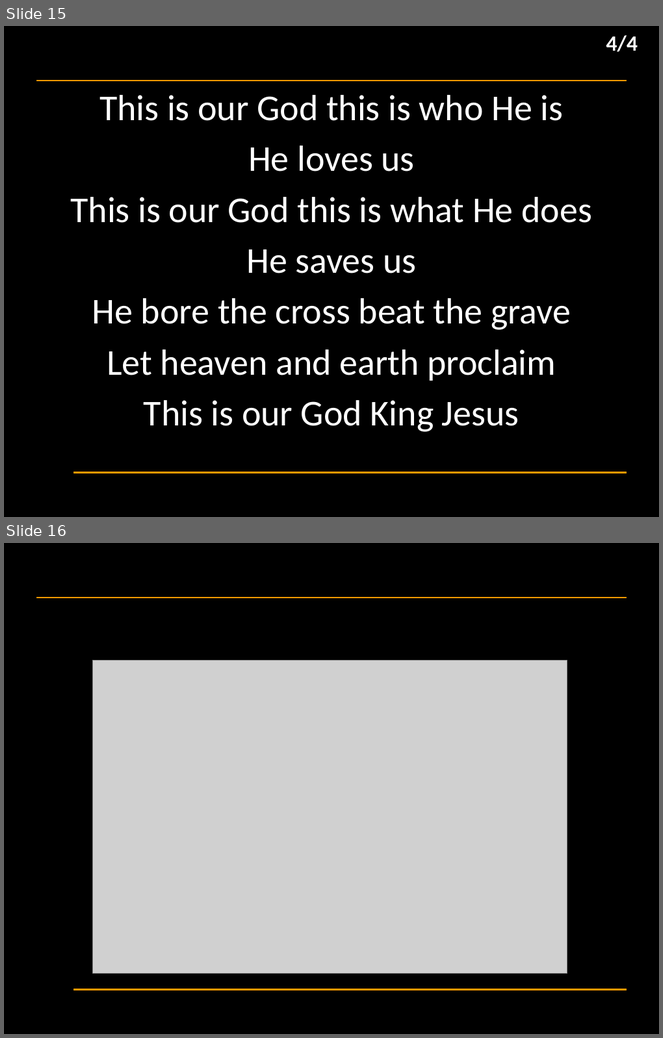
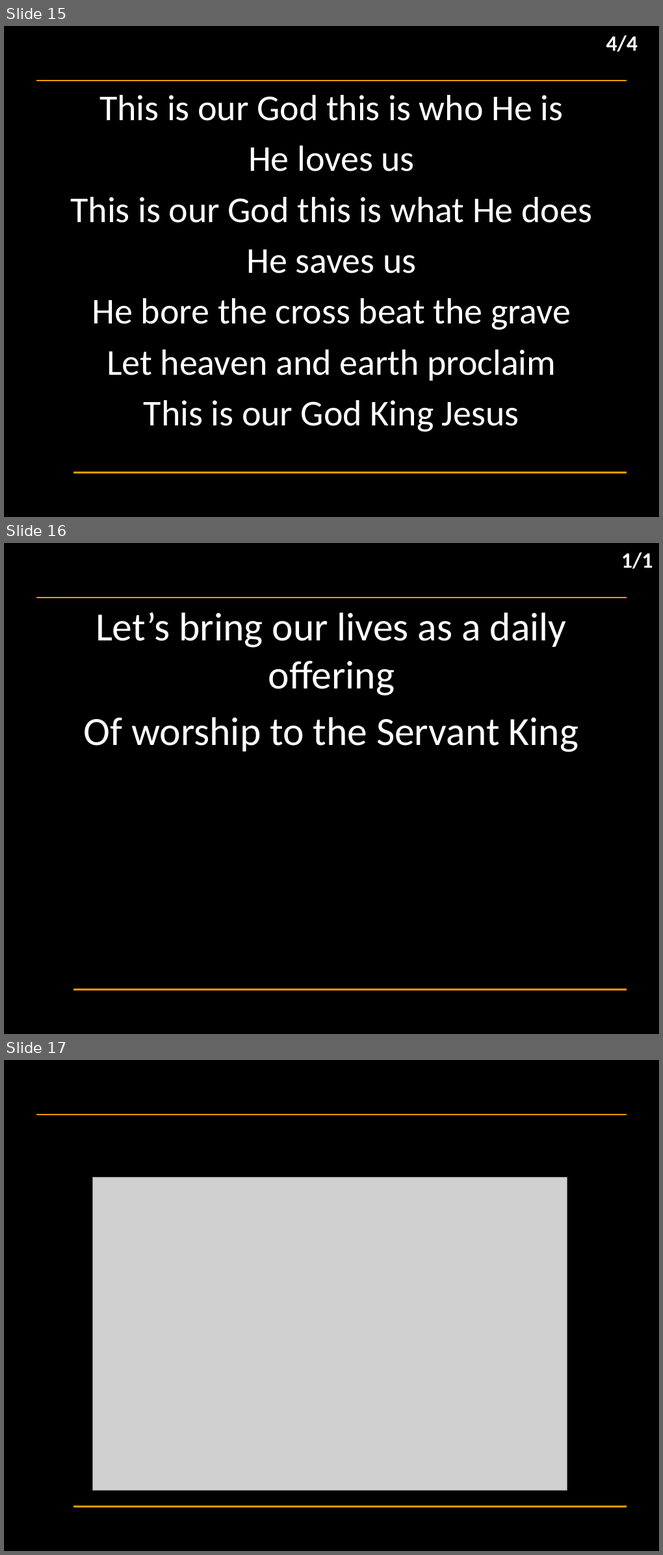
Before and after one commit to hoo-are-ya/worship, a slide deck: docs/songs_2024-11-24.pptx. Shown one above the other, each under a label of ours: slides 15 and 16 before the commit, slides 15, 16 and 17 after it. The pictures are 663x1038 and 663x1555 pixels, drawn with LibreOffice and Linux fonts; fonts in the diff are those of the drawing; grey boxes stand for pictures; background and template pictures are left out. Boxes give left, top, right and bottom in pixels: in the first picture for what was removed or moved away, otherwise in the second. Text is boxed around its words. In the diff, an @@ line names an element or a change of style, - is before the commit and + after.

```diff
--- a/docs/songs_2024-11-24.pptx
+++ b/docs/songs_2024-11-24.pptx
@@ slide 16 added at [4,543,659,1034], background #000000; not listed: 2 template elements that a slide beside it also shows @@
@@ text added at [622,552,653,569], 24 pt, text #FFFFFF, bold @@
+1/1
@@ subtitle added at [84,613,579,752], 44 pt, text #FFFFFF @@
+Let’s bring our lives as a daily offering
+Of worship to the Servant King
@@ what was slide 16 is now slide 17 @@
```
Also in this commit, not shown: 6 slides changed, 3 other slides added, 4 slides removed, 1 other file.
